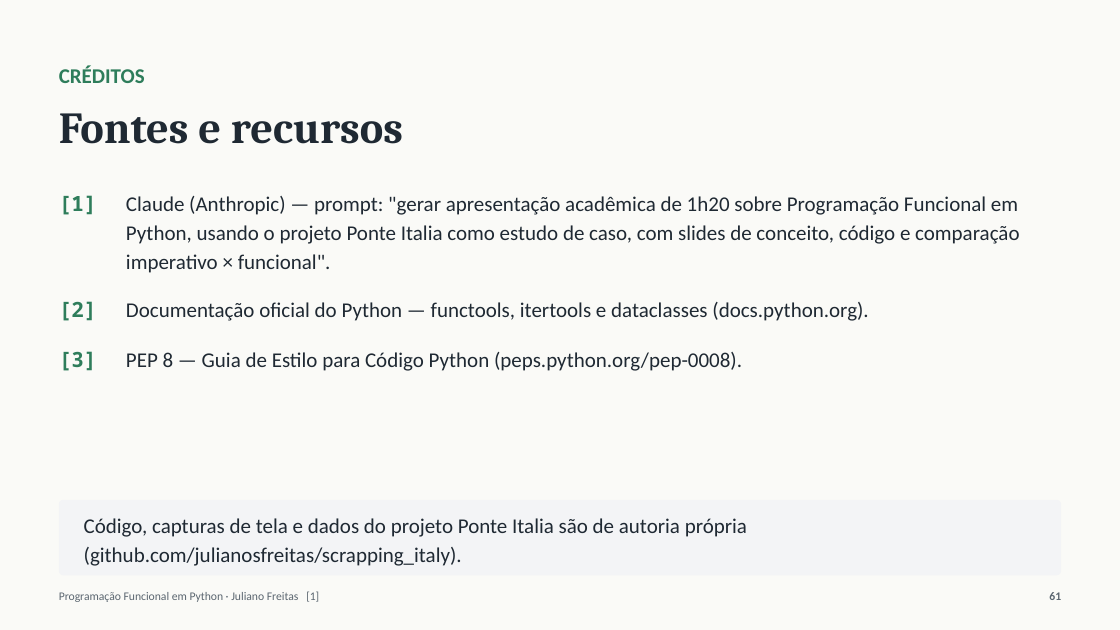
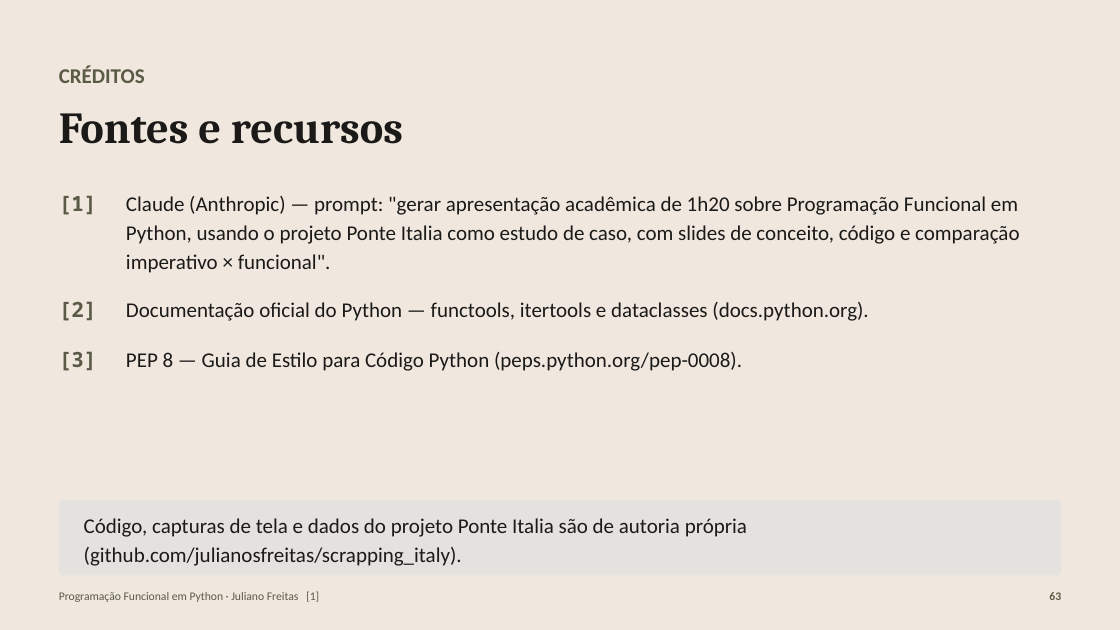
Before and after one commit to julianosfreitas/scrapping_italy, a slide deck: slide 63 of docs/PF-Python-Ponte-Italia.pptx (slide 61 before the commit). Drawn at 1120x630 pixels with LibreOffice and Linux fonts; fonts in the diff are those of the drawing. Boxes give left, top, right and bottom in pixels: in the first picture for what was removed or moved away, otherwise in the second. Text is boxed around its words. In the diff, an @@ line names an element or a change of style, - is before the commit and + after.

Commit message:
docs: slides na paleta do logo — mais simples, didáticos e com exemplos reais

```diff
--- a/docs/PF-Python-Ponte-Italia.pptx
+++ b/docs/PF-Python-Ponte-Italia.pptx
@@ rectangle at [0,0,1120,630]: fill #FAFAF7 to #F0E8DE @@
@@ text colour #2E7D5B to #5A5A47 in 4 elements at [59,66,145,83], [59,195,97,215], [59,301,97,321], [59,351,97,371] @@
@@ text colour #1F2933 to #1B1A18 in 4 elements at [59,113,403,144], [126,196,1019,273], [126,302,868,321], [126,352,742,371] @@
@@ rounded rectangle "Código, capturas de tela e ..." at [59,500,1061,576]: text colour #1F2933 to #1B1A18; fill #F3F4F6 to #E3E2DF @@
@@ text "Programação Funcional em Python · ..." at [59,591,319,602]: text colour #5B6670 to #5A5A47 @@
@@ text at [1049,592,1061,600]: text changed; text colour #5B6670 to #5A5A47 @@
-61
+63
```
Also in this commit, not shown: 60 other slides changed, 2 slides added, 4 other files.
